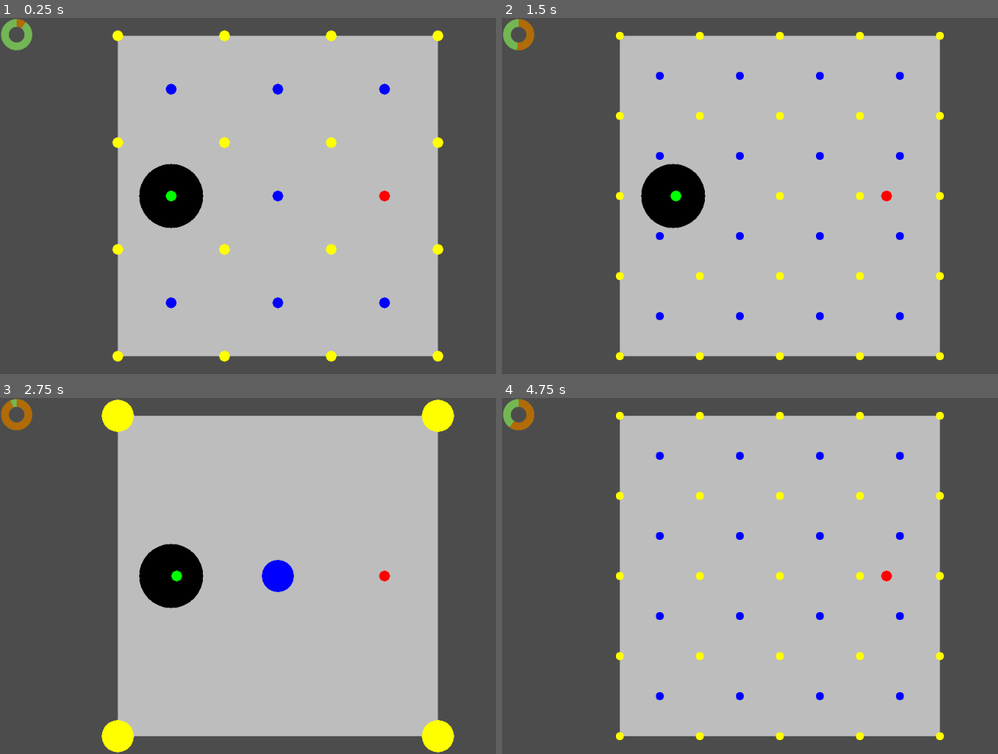
Above: before the commit, frames 1-4 (two rows, left to right).
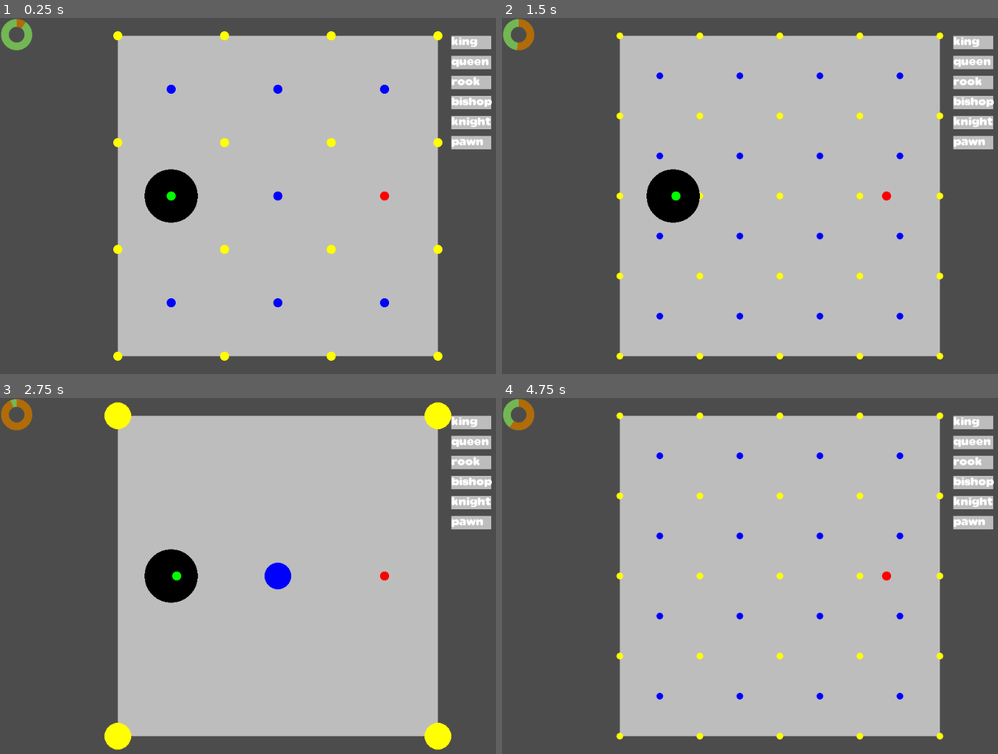
Above: after the commit, the same moments.

Repository: Pe3Hu/kanikani
Game: Godot game, scene res://scenes/Game.tscn
Same seed, same stepped clock (60 frames per second), same inputs: the game is played once before the commit and once after it.
Inputs (mouse positions are in pixels of both pictures, inside the frame that each line leads up to):
- Up to frame 1 (0.25 s): no input
- Up to frame 2 (1.5 s): tap Enter at 0.5 s; move the mouse to (903, 178) at 0.52 s; hold D 0.53-1.28 s; click (903, 178) at 0.67 s; tap Space at 1.25 s; move the mouse to (670, 213) at 1.27 s; hold S from 1.28 s (still down); click (670, 213) at 1.42 s
- Up to frame 3 (2.75 s): tap Enter at 2 s; move the mouse to (332, 497) at 2.02 s; release S at 2.03 s; hold D from 2.03 s (still down); click (332, 497) at 2.17 s
- Up to frame 4 (4.75 s): move the mouse to (750, 647) at 2.77 s; click (750, 647) at 2.92 s; tap Space at 3.5 s; move the mouse to (948, 629) at 3.52 s; release D at 3.53 s; hold A from 3.53 s (still down); click (948, 629) at 3.67 s; tap Enter at 4.25 s; move the mouse to (611, 522) at 4.27 s; click (611, 522) at 4.42 s

The runs differ from the first frame. In frame 1, 3.0% of the frame differs, in the area x 22-100%, y 3-97%; in frame 2, 3.1%; in frame 3, 3.3%, in the area x 20-100%, y 0-100%; in frame 4, 2.5%.

Commit message:
update version 0.0022
1. dot neighbors added
2. Easel Class added
3. find_nearest_dot added

Diff:
--- a/project.godot
+++ b/project.godot
@@ -19,6 +19,7 @@
 Global="*res://scripts/Global.gd"
 Classes_0="*res://scripts/Classes_0.gd"
 Classes_1="*res://scripts/Classes_1.gd"
+Classes_2="*res://scripts/Classes_2.gd"
 
 [display]
 
--- /dev/null
+++ b/scenes/EaselDraw.gd
@@ -0,0 +1,21 @@
+extends Node2D
+
+
+func _draw():
+	if Global.obj.keys().has("easel"):
+		var offset = Global.vec.easel.offset
+
+		for pas in Global.obj.easel.arr.hand:
+			var vertexs = []
+
+			for vertex in pas.arr.vertex:
+				var vec = vertex+offset
+				vertexs.append(vec)
+				draw_polygon(vertexs, PoolColorArray([pas.color.background]))
+
+			pas.node.label.rect_position = offset
+
+			offset += Global.vec.pas.offset
+
+func _process(delta):
+	update()
--- a/scenes/Game.tscn
+++ b/scenes/Game.tscn
@@ -1,8 +1,9 @@
-[gd_scene load_steps=4 format=2]
+[gd_scene load_steps=5 format=2]
 
 [ext_resource path="res://assets/bars/ring.png" type="Texture" id=1]
 [ext_resource path="res://scripts/Game.gd" type="Script" id=2]
 [ext_resource path="res://scripts/BallroomDraw.gd" type="Script" id=3]
+[ext_resource path="res://scenes/EaselDraw.gd" type="Script" id=4]
 
 [node name="Game" type="Node"]
 script = ExtResource( 2 )
@@ -27,4 +28,9 @@
 [node name="Carte" type="Node2D" parent="."]
 script = ExtResource( 3 )
 
+[node name="Easel" type="Node2D" parent="."]
+script = ExtResource( 4 )
+
+[node name="Labels" type="Node2D" parent="Easel"]
+
 [connection signal="timeout" from="Timer" to="." method="_on_Timer_timeout"]
--- a/scripts/BallroomDraw.gd
+++ b/scripts/BallroomDraw.gd
@@ -7,6 +7,8 @@
 			for square in squares:
 				draw_polygon(square.arr.vertex, PoolColorArray([square.color.background]))
 				draw_circle(square.vec.center, Global.dict.a[Global.num.layer.square], Color.blue)
+#		for key in Global.obj.ballroom.dict.position.keys():
+#				draw_circle(key, 10, Color.black)
 #
 #		for _i in Global.obj.ballroom.dict.dot[Global.num.layer.square].size():
 #			var _j = (_i+1)%Global.obj.ballroom.dict.dot[Global.num.layer.square].size()
@@ -27,9 +29,14 @@
 
 			for dancer in troupe.arr.dancer:
 				draw_circle(dancer.vec.position, dancer.num.a, dancer.color.background)
-#		for cells in Global.obj.ballroom.arr.cell:
-#			for cell in cells:
-#				draw_polygon(cell.arr.point, PoolColorArray([cell.color.background]))
+
+		for position in Global.obj.ballroom.dict.position.keys():
+			var dot = Global.obj.ballroom.dict.position[position]
+
+			if dot == Global.obj.ballroom.obj.current.dot:
+				for windrose in dot.dict.neighbor[Global.num.layer.square].keys():
+					var neighbor = dot.dict.neighbor[Global.num.layer.square][windrose]
+					draw_circle(neighbor.vec.position, Global.dict.a[Global.num.layer.square], Color.white)
 
 func _process(delta):
 	update()
--- a/scripts/Classes_0.gd
+++ b/scripts/Classes_0.gd
@@ -7,6 +7,7 @@
 	var vec = {}
 	var flag = {}
 	var dict = {}
+	var obj = {}
 	var color = {}
 
 	func _init():
@@ -15,6 +16,8 @@
 		init_squares()
 		init_rombs()
 		init_troupes()
+		obj.current = {}
+		obj.current.dot = null
 		color.background = Color.gray
 
 	func init_dots():
@@ -32,7 +35,7 @@
 					var input = {}
 					input.grid = Vector2(_j,_i)
 					input.l = l
-					input.position = input.grid*input.l+Global.vec.ballroom
+					input.position = input.grid*input.l+Global.vec.ballroom.offset
 
 					if !dict.position.keys().has(input.position):
 						input.ballroom = self
@@ -42,8 +45,6 @@
 					else:
 						dict.dot[n][_i].append(dict.position[input.position])
 						dict.position[input.position].arr.n.append(n)
-
-			print(dict.position.keys().size())
 
 	func init_squares():
 		dict.square = {}
@@ -75,6 +76,34 @@
 
 				if dict.square[n][_i].size() == 0:
 					dict.square[n].remove(_i)
+
+		set_dot_neighbors()
+
+	func set_dot_neighbors():
+		for position in dict.position.keys():
+			var dot = dict.position[position]
+
+			for n in dot.arr.n:
+				var layer = n
+
+				if n < 0:
+					layer = abs(n)-1
+
+				dot.arr.layer.append(layer)
+
+			for windrose in Global.dict.windrose.keys():
+				for layer in dot.arr.layer:
+					var l = Global.num.ballroom.l/layer
+
+					if windrose.length() == 2:
+						l /= 2
+
+					var shift = Global.dict.windrose[windrose]*l
+					shift += dot.vec.position
+
+					if dict.position.keys().has(shift):
+						var dot_ = dict.position[shift]
+						dot.add_neighbor(layer, windrose, dot_)
 
 	func init_rombs():
 		dict.romb = {}
@@ -132,6 +161,10 @@
 		for dancer in dict.troupe[team_].arr.dancer:
 			dancer.shift(step_)
 
+
+
+		# dict.Global.num.layer.square]
+
 	func check_grid(grid_,n_):
 		return grid_.x >= 0 && grid_.x <= n_ && grid_.y >= 0 && grid_.y <= n_
 
@@ -151,3 +184,10 @@
 			y = limit.y
 
 		return Vector2(x,y)
+
+	func find_nearest_dot(vec_):
+		for position in dict.position.keys():
+			var d = position.distance_to(vec_)
+
+			if d < Global.num.ballroom.a/2:
+				obj.current.dot = dict.position[position]
--- a/scripts/Classes_1.gd
+++ b/scripts/Classes_1.gd
@@ -2,21 +2,35 @@
 
 
 class Dot:
+	var word = {}
 	var num = {}
 	var vec = {}
 	var arr = {}
 	var obj = {}
-	var color = {}
-
-	func _init(input_):
+	var dict = {}
+	var color = {}
+
+	func _init(input_):
+		num.index = Global.num.primary_key.dot
+		Global.num.primary_key.dot += 1
 		num.l = input_.l
 		arr.n = input_.ns
+		arr.layer = []
 		arr.a = [Global.num.dot.a/arr.n.front()]
 		vec.grid = input_.grid
 		vec.position = input_.position
 		obj.ballroom = input_.ballroom
 		obj.ballroom.dict.position[vec.position] = self
 		color.background = Color.yellow
+		dict.windrose = {}
+		dict.neighbor = {}
+
+		for n in Global.arr.n:
+			dict.neighbor[n] = {}
+
+	func add_neighbor(layer_, windrose_, dot_):
+		dict.neighbor[layer_][windrose_] = dot_
+		dot_.dict.neighbor[layer_][Global.dict.reflected_windrose[windrose_]] = self
 
 class Square:
 	var vec = {}
@@ -165,7 +179,7 @@
 		arr.examinee = []
 
 		match word.name:
-			"Classic exam 0":
+			"classic exam 0":
 				arr.examinee.append_array(dancers)
 
 	func set_challenge():
@@ -173,7 +187,7 @@
 		input.exam = self
 
 		match word.name:
-			"Classic exam 0":
+			"classic exam 0":
 				input.delay = 1
 				input.type = "outside"
 
@@ -186,7 +200,7 @@
 		input.exam = self
 
 		match word.name:
-			"Classic exam 0":
+			"classic exam 0":
 				input.type = "circle"
 				input.target = "first"
 				input.r = Global.dict.r[input.type][0]
@@ -199,7 +213,7 @@
 		input.exam = self
 
 		match word.name:
-			"Classic exam 0":
+			"classic exam 0":
 				input.effect = "instantaneous"
 				input.type = "percent"
 				input.value = 100
@@ -220,7 +234,7 @@
 		num.hp.max = input_.hp
 		num.hp.current = num.hp.max
 		num.a = Global.num.dancer.a
-		vec.position = Vector2(Global.vec.ballroom.x,Global.vec.ballroom.y)
+		vec.position = Vector2(Global.vec.ballroom.offset.x,Global.vec.ballroom.offset.y)
 		obj.troupe = input_.troupe
 
 		set_color()
--- /dev/null
+++ b/scripts/Classes_2.gd
@@ -0,0 +1,57 @@
+extends Node
+
+
+class Pas:
+	var word = {}
+	var arr = {}
+	var obj = {}
+	var color = {}
+	var node = {}
+
+	func _init(input_):
+		word.chesspiece = input_.chesspiece
+		obj.easel = input_.easel
+		arr.vertex = []
+		color.background = Color.gray
+
+		for square in Global.arr.square:
+			var vertex = Global.vec.pas.size/2*square
+			arr.vertex.append(vertex)
+
+		node.label = Label.new()
+		node.label.rect_position = Vector2(0,0)
+		node.label.text = word.chesspiece
+		#node.label.align = "Center"
+		node.label.add_font_override("font", Global.dict.font["Sabandija"])
+		Global.node.Game.get_node("Easel/Labels").add_child(node.label)
+
+class Easel:
+	var num = {}
+	var arr = {}
+	var vec = {}
+	var flag = {}
+	var dict = {}
+	var obj = {}
+	var color = {}
+
+	func _init():
+		init_pass()
+
+	func init_pass():
+		arr.pas = []
+		arr.hand = []
+
+		for chesspiece in Global.arr.chesspiece:
+			var input = {}
+			input.chesspiece = chesspiece
+			input.easel = self
+			var pas = Classes_2.Pas.new(input)
+			arr.pas.append(pas)
+
+		arr.hand.append_array(arr.pas)
+		#apply_chesspiece()
+
+	func apply_chesspiece():
+		var dancer = dict.troupe["mob"].arr.dancer.front()
+		var pas = arr.pas.front()
+		arr.option = []
--- a/scripts/Game.gd
+++ b/scripts/Game.gd
@@ -4,6 +4,7 @@
 func _ready():
 #	datas.sort_custom(Sorter, "sort_ascending")
 	Global.obj.ballroom = Classes_0.Ballroom.new()
+	Global.obj.easel = Classes_2.Easel.new()
 
 func _input(event):
 	if event is InputEventMouseButton:
@@ -23,6 +24,8 @@
 			var team = "champion"
 			var step = Vector2(-5,0)
 			Global.obj.ballroom.shift_troupe(team,step)
+		if event.pressed and event.scancode == KEY_S:
+			Global.obj.ballroom.find_nearest_dot(get_viewport().get_mouse_position())
 
 func _process(delta):
 	pass
--- a/scripts/Global.gd
+++ b/scripts/Global.gd
@@ -15,7 +15,7 @@
 	init_primary_key()
 
 	num.ballroom = {}
-	num.ballroom.n = 10
+	num.ballroom.n = 12
 	num.ballroom.cols = num.ballroom.n
 	num.ballroom.rows = num.ballroom.n
 	num.ballroom.half = min(num.ballroom.cols,num.ballroom.rows)/2
@@ -32,6 +32,13 @@
 	num.layer = {}
 	num.layer.square = arr.n[2]
 
+	num.easel = {}
+	num.easel.offset = num.ballroom.a/2
+
+	num.pas = {}
+	num.pas.offset = num.ballroom.a/4
+	num.pas.label = num.ballroom.a/2*0.9
+
 	dict.r = {
 		"circle": [num.ballroom.a]
 	}
@@ -43,7 +50,7 @@
 
 func init_primary_key():
 	num.primary_key = {}
-	num.primary_key.null = 0
+	num.primary_key.dot = 0
 
 func init_dict():
 	init_window_size()
@@ -58,6 +65,13 @@
 		"W":  Vector2( 1, 0),
 		"NW": Vector2( 1, 1)
 	}
+
+	dict.reflected_windrose = {}
+	var n = dict.windrose.keys().size()
+
+	for _i in n:
+		var _j = (_i+n/2)%n
+		dict.reflected_windrose[dict.windrose.keys()[_i]] = dict.windrose.keys()[_j]
 
 	dict.opponent = {
 		"mob": "champion",
@@ -99,7 +113,9 @@
 	]
 
 	arr.n = [1,2,3,4,12]
-	arr.exam = ["Classic exam 0"]
+	arr.exam = ["classic exam 0"]
+	arr.chesspiece = ["king","queen","rook","bishop","knight","pawn"]
+	arr.pas = ["left rotate","right rotate","move forward"]
 
 func init_node():
 	node.TimeBar = get_node("/root/Game/TimeBar")
@@ -110,7 +126,16 @@
 	flag.stop = false
 
 func init_vec():
-	vec.ballroom = dict.window_size.center-Vector2(num.ballroom.cols,num.ballroom.rows)*num.ballroom.a/2
+	vec.ballroom = {}
+	vec.ballroom.offset = dict.window_size.center-Vector2(num.ballroom.cols,num.ballroom.rows)*num.ballroom.a/2
+
+	vec.easel = {}
+	vec.easel.offset = vec.ballroom.offset+Vector2(num.ballroom.cols,0)*num.ballroom.a
+	vec.easel.offset.x += num.easel.offset
+
+	vec.pas = {}
+	vec.pas.size = Vector2(num.ballroom.a*3,num.ballroom.a)
+	vec.pas.offset = Vector2(0,num.pas.offset+vec.pas.size.y/2)
 
 func init_color():
 	color.essence = {
@@ -131,6 +156,16 @@
 		"Center": Color.from_hsv(120.0/360.0,1,0.6)
 	}
 
+func init_font():
+	var names = ["ALBA____","ELEPHNT","Marlboro","Sabandija"]
+	dict.font = {}
+
+	for name in names:
+		dict.font[name] = DynamicFont.new()
+		var path = "res://assets/"+name+".TTF"
+		dict.font[name].font_data = load(path)
+		dict.font[name].size = num.pas.label
+
 func _ready():
 	init_dict()
 	init_arr()
@@ -139,6 +174,7 @@
 	init_flag()
 	init_vec()
 	init_color()
+	init_font()
 
 func next_square_layer():
 	var index = (arr.n.find(num.layer.square)+1)%arr.n.size()
Renamed: assets/Sabandija-font-ffp.ttf -> assets/Sabandija.ttf
